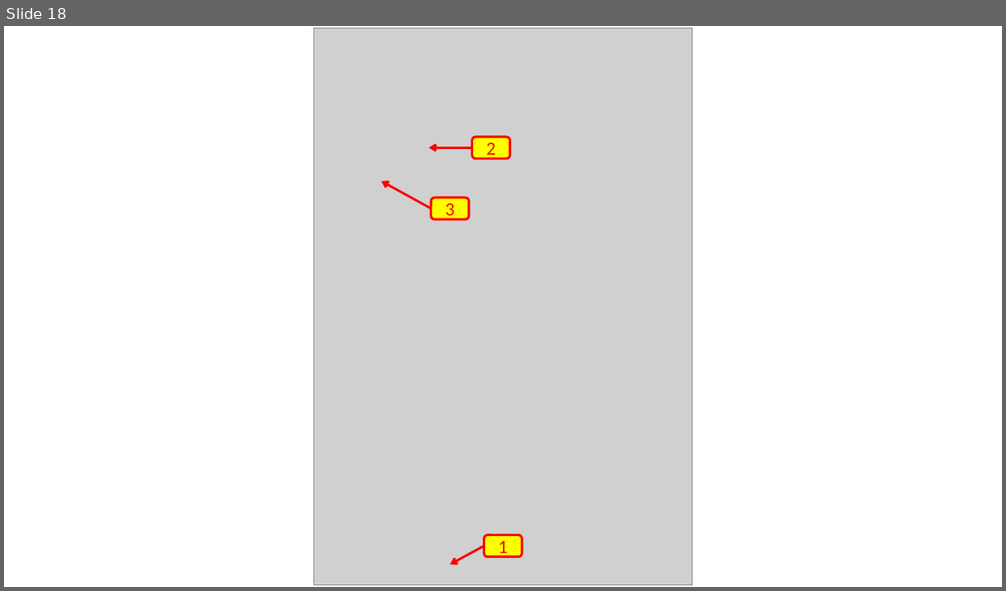
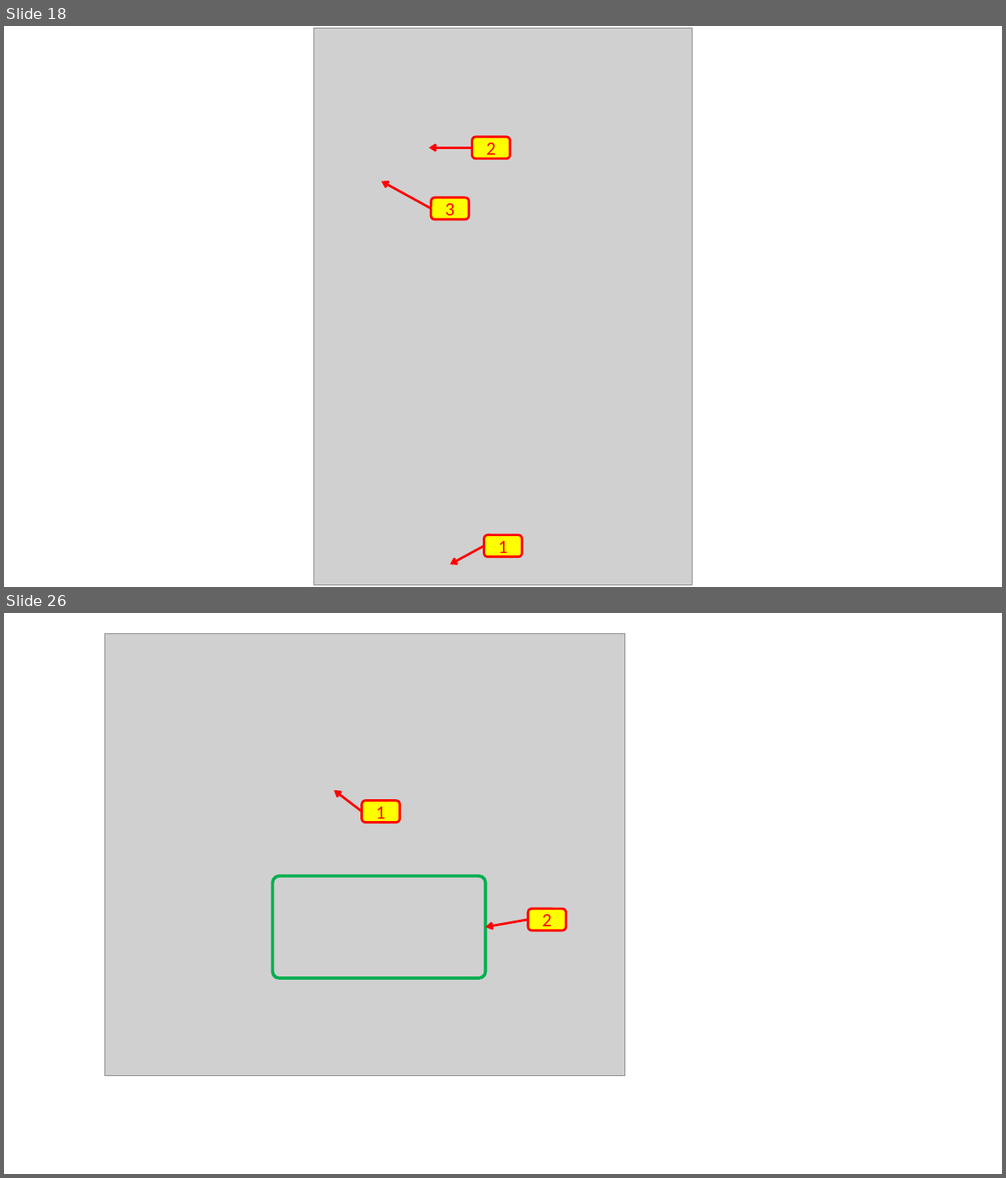
Before and after one commit to COM-LAB-I-2565/COM-LAB-I-LabSheet-5, a slide deck: Pictures/pictures.pptx. Shown one above the other, each under a label of ours: slide 18 before the commit, slides 18 and 26 after it; the slides between them are not shown. The pictures are 1006x591 and 1006x1178 pixels, drawn with LibreOffice and Linux fonts; fonts in the diff are those of the drawing; grey boxes stand for pictures. Boxes give left, top, right and bottom in pixels: in the first picture for what was removed or moved away, otherwise in the second. Text is boxed around its words. In the diff, an @@ line names an element or a change of style, - is before the commit and + after.

```diff
--- a/Pictures/pictures.pptx
+++ b/Pictures/pictures.pptx
@@ slide 26 added at (x1=4, y1=613, x2=1002, y2=1174), background #FFFFFF @@
@@ picture added at (x1=105, y1=634, x2=624, y2=1076) @@
@@ arrow added from (362, 811) to (334, 790), #FF0000 2.25 pt @@
@@ rounded rectangle added at (x1=362, y1=801, x2=400, y2=823), fill #FFFF00, outline #FF0000 2.25 pt, 18 pt, text #FF0000 @@
+1
@@ rounded rectangle added at (x1=273, y1=876, x2=486, y2=979), outline #00B050 3 pt @@
@@ arrow added from (528, 920) to (485, 927), #FF0000 2.25 pt @@
@@ rounded rectangle added at (x1=528, y1=909, x2=566, y2=931), fill #FFFF00, outline #FF0000 2.25 pt, 18 pt, text #FF0000 @@
+2
```
Also in this commit, not shown: 10 other slides added.
